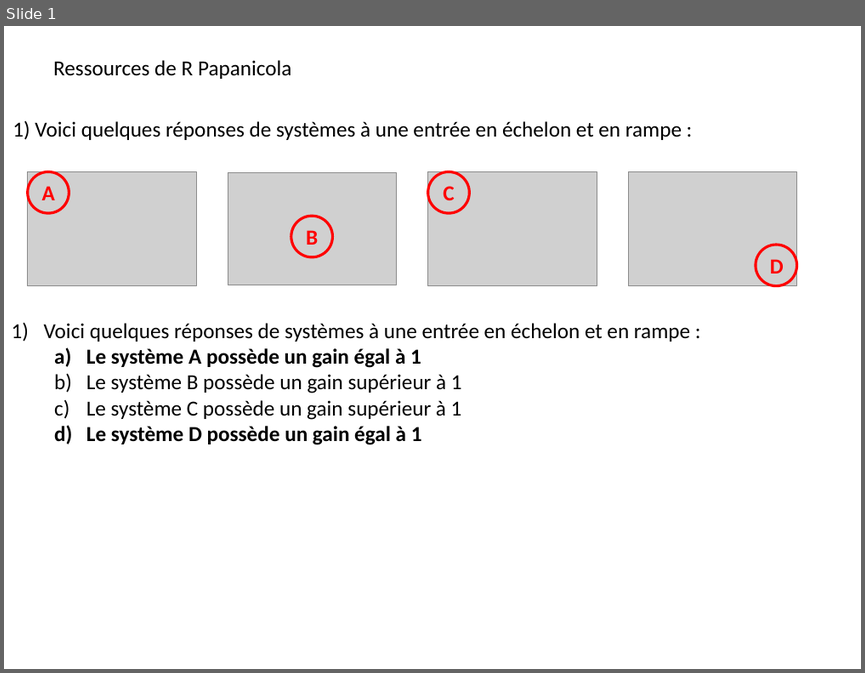
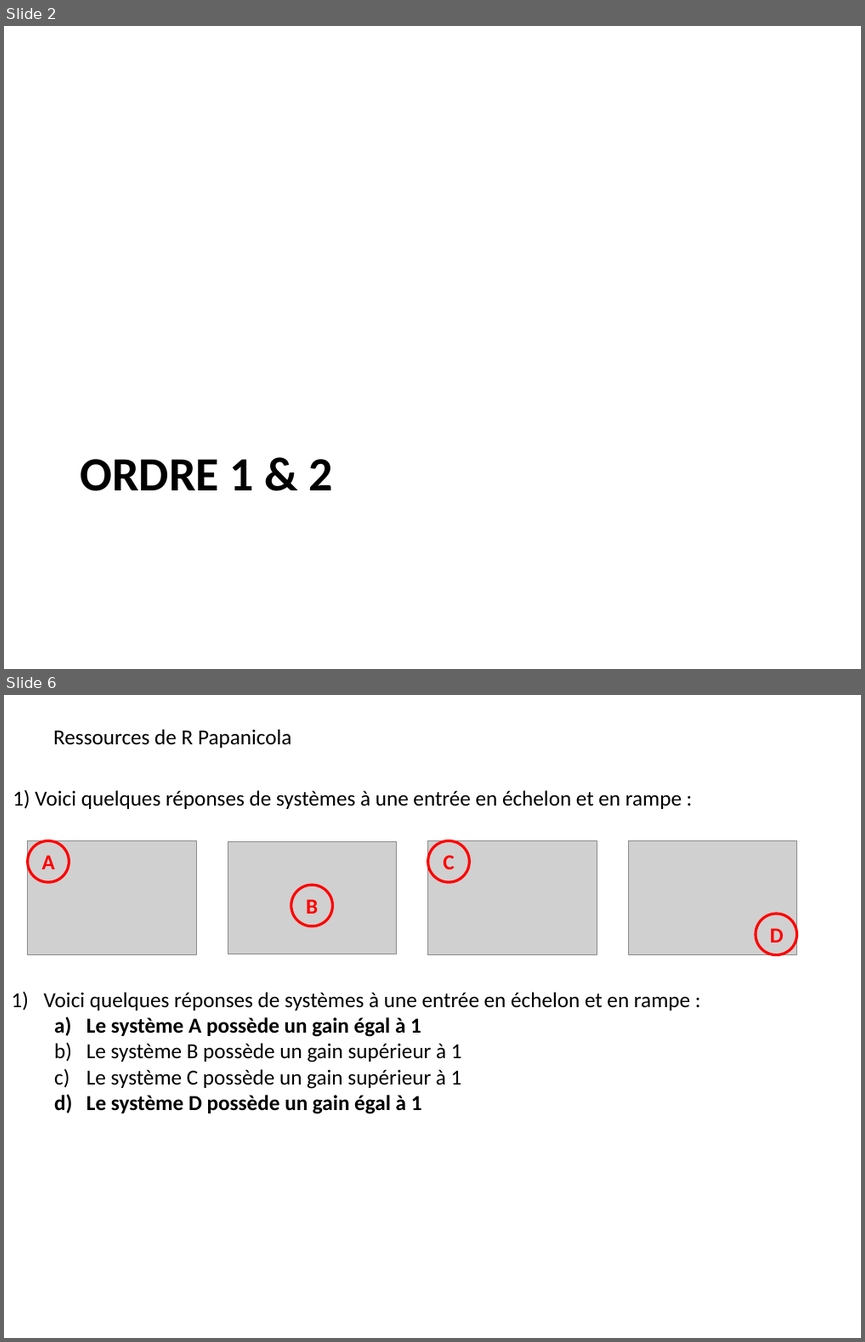
Before and after one commit to xpessoles/Cy_01_PSI_ModelisationLinNonLin, a slide deck: QCM/QCM.pptx. Shown one above the other, each under a label of ours: slide 1 before the commit, slides 2 and 6 after it; the slides between them are not shown. The pictures are 865x673 and 865x1342 pixels, drawn with LibreOffice and Linux fonts; fonts in the diff are those of the drawing; grey boxes stand for pictures. Boxes give left, top, right and bottom in pixels: in the first picture for what was removed or moved away, otherwise in the second. Text is boxed around its words. In the diff, an @@ line names an element or a change of style, - is before the commit and + after.

```diff
--- a/QCM/QCM.pptx
+++ b/QCM/QCM.pptx
@@ slide 2 added at <box>4,26,861,669</box>, background #FFFFFF @@
@@ title added at <box>80,459,333,491</box>, 40 pt, text #000000, bold @@
+ORDRE 1 & 2
@@ what was slide 1 is now slide 6 @@
```
Also in this commit, not shown: 20 other slides added, 1 other file.
